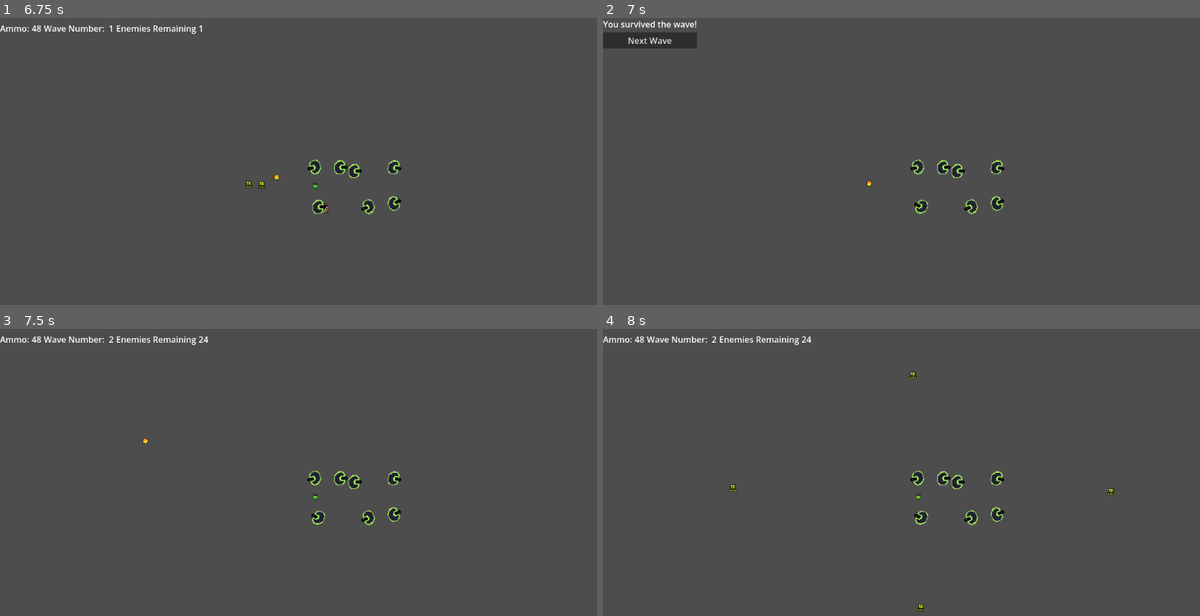
Above: before the commit, frames 1-4 (two rows, left to right).
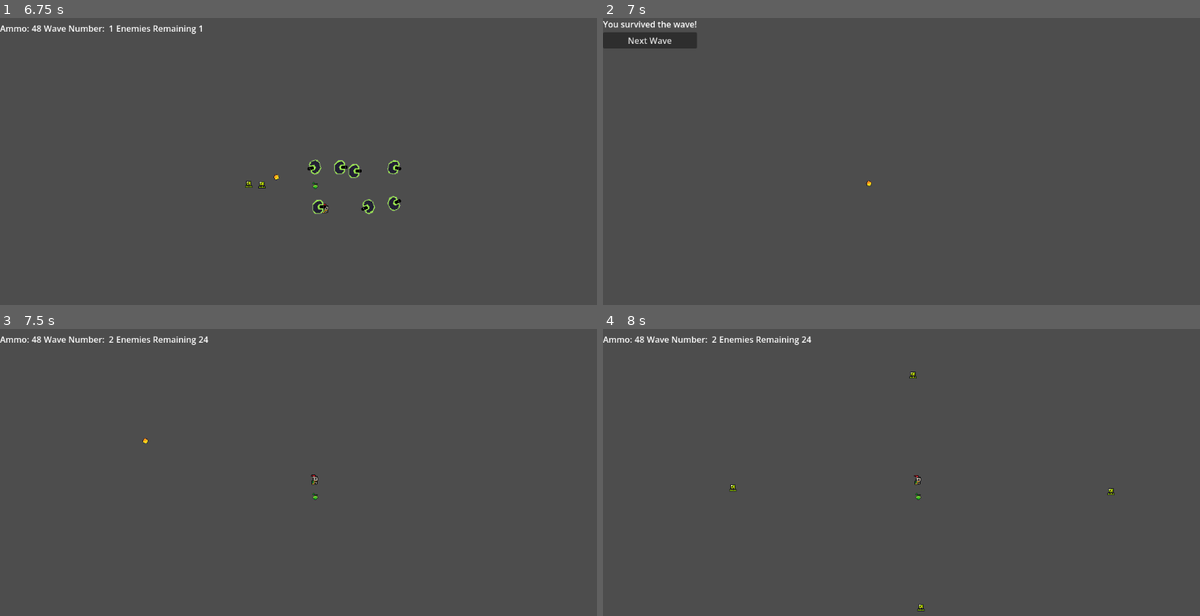
Above: after the commit, the same moments.

Repository: StevenBoyce/game-jam-07-26
Game: Godot game, scene res://scenes/main/main.tscn
The game is run twice, just before and just after one commit, with the same random seed, the same clock (stepped at 60 frames per second) and the same inputs.
Inputs (mouse positions are in pixels of both pictures, inside the frame that each line leads up to):
- Up to frame 1 (6.75 s): click "Start Game" at 0.5 s; move the mouse to (435, 172) at 1.27 s; hold D (move_right) 1.28-2.03 s; hold Right mouse button (secondary_action) 1.28-2.03 s; move the mouse to (185, 207) at 2.02 s; hold S (move_down) 2.03-2.78 s; right-click (185, 207) at 2.1 s; move the mouse to (364, 112) at 2.77 s; press the mouse at (364, 112) at 2.78 s; hold D (move_right) 2.78-3.53 s; right-click (364, 112) at 3.05 s; move the mouse to (274, 256) at 3.52 s; release the mouse at (274, 256) at 3.53 s; hold W (move_up) 3.53-4.28 s; right-click (274, 256) at 3.6 s; move the mouse to (489, 238) at 4.27 s; hold Right mouse button (secondary_action) 4.28-5.03 s; hold A (move_left) 4.28-5.78 s; tap Enter at 5, 6.5 s; move the mouse to (119, 138) at 5.02 s; click (119, 138) at 5.1 s; right-click (119, 138) at 5.3 s; tap Space at 5.75 s; move the mouse to (334, 190) at 5.77 s; hold S (move_down) 5.78-6.53 s; hold Right mouse button (secondary_action) 5.78-6.53 s; move the mouse to (214, 104) at 6.52 s; hold D (move_right) from 6.53 s (still down); right-click (214, 104) at 6.6 s
- Up to frame 2 (7 s): keep holding D (move_right)
- Up to frame 3 (7.5 s): release D (move_right) at 7.25 s; click "Next Wave" at 7.25 s
- Up to frame 4 (8 s): no input

Frame 1 is identical in both runs. In frame 2, 0.6% of the frame differs, in the area x 51-68%, y 49-69%; in frame 3, 0.6%; in frame 4, 0.6%.

Commit message:
turret now spawns not in the root

Diff:
--- a/scenes/player/player.gd
+++ b/scenes/player/player.gd
@@ -47,4 +47,4 @@
 func spawn_turret():
 	var turret = turret_scene.instantiate()
 	turret.position = global_position
-	get_tree().root.add_child(turret)
+	get_parent().add_child(turret)
